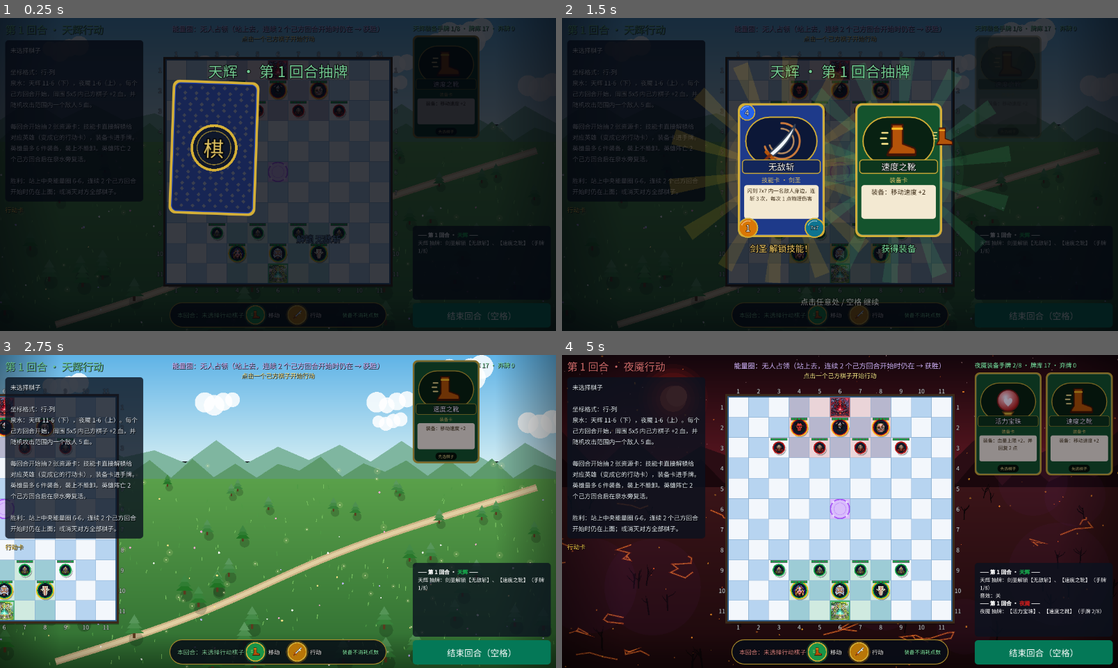
Above: before the commit, frames 1-4 (two rows, left to right).
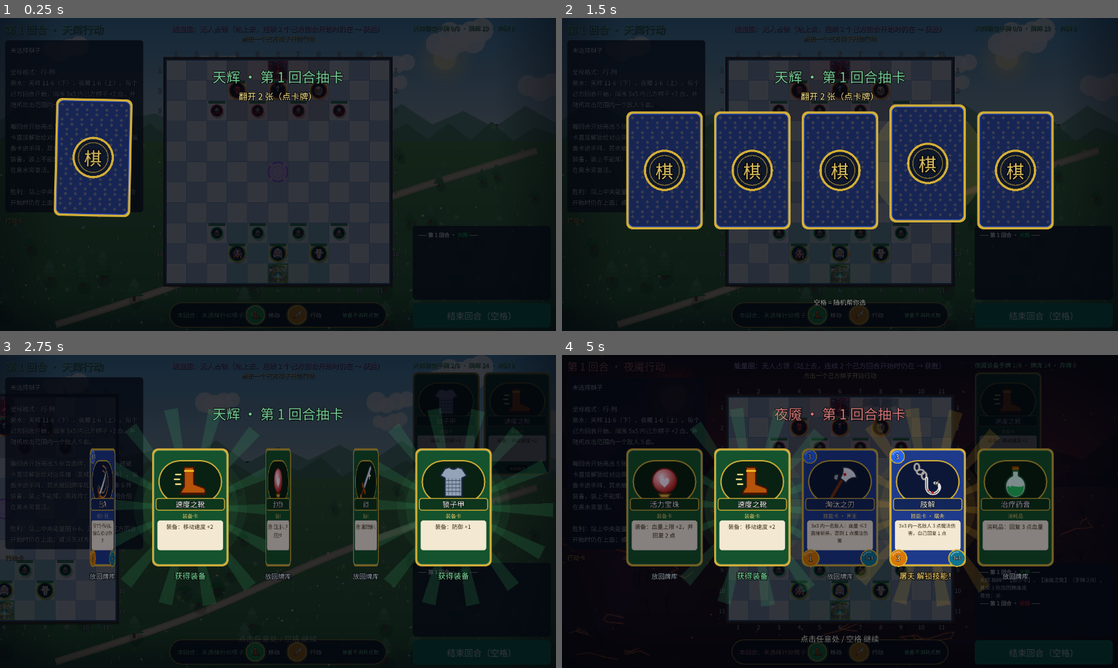
Above: after the commit, the same moments.

Repository: hRa1n/godot-dota2-chess
Game: Godot game, scene res://scenes/main.tscn
Same seed, same stepped clock (60 frames per second), same inputs: the game is played once before the commit and once after it.
Inputs (mouse positions are in pixels of both pictures, inside the frame that each line leads up to):
- Up to frame 1 (0.25 s): no input
- Up to frame 2 (1.5 s): tap Enter at 0.5 s; drag from (1006, 86) to (895, 105) at 0.52 s; drag from (1006, 86) to (812, 237) at 1.27 s
- Up to frame 3 (2.75 s): move the mouse to (444, 423) at 2.02 s; hold Right from 2.03 s (still down); tap Enter at 2.1 s; click (444, 423) at 2.17 s; tap Space at 2.3 s
- Up to frame 4 (5 s): release Right at 2.75 s; drag from (812, 574) to (673, 464) at 2.77 s; move the mouse to (1006, 558) at 3.52 s; hold Left 3.53-4.25 s; tap M at 3.6 s; click (1006, 558) at 3.67 s; tap Space at 3.77, 3.8, 4.07 s; tap Escape at 4.15 s; drag from (1006, 423) to (756, 433) at 4.27 s

The runs differ from the first frame. In frame 1, 15% of the frame differs, in the area x 1-98%, y 2-76%; in frame 2, 36%; in frame 3, 93%, in the area x 0-100%, y 0-100%; in frame 4, 67%.

Commit message:
抽卡改为 5 选 2 翻牌；点空白处可关闭抽卡展示
- 每回合开始亮出牌库顶 5 张背面牌，玩家点 2 张翻开，其余 3 张放回牌库底
- 悬停的背面牌会上浮；空格 = 随机帮你选完
- 修复：展示阶段点击空白处无法继续（抽卡层改为铺满全屏）
- 测试覆盖：亮出 5 张、选 2 张、未选的放回牌库底

Co-Authored-By: Claude Opus 5.5 <noreply@anthropic.com>
Claude-Session: https://claude.ai/code/session_01C7VBmFL8ghvjPypJgNp5Uf

Diff:
--- a/scripts/draw_overlay.gd
+++ b/scripts/draw_overlay.gd
@@ -1,34 +1,41 @@
 class_name DrawOverlay
 extends Control
-## 抽卡演出（每个己方回合开始时播放）：
-##   1. 屏幕变暗，卡牌背面朝上从屏幕下方飞到中间排开
-##   2. 逐张翻面，背后放射光芒：技能卡 = 金蓝光（解锁技能），装备卡 = 绿光，弃掉的牌 = 灰
-##   3. 全部翻开后提示「点击 / 空格继续」；动画途中点击 = 直接翻开全部
-##   4. 继续后：技能卡飞向左侧（英雄行动卡），装备卡飞向右侧手牌，然后关闭
-## 只负责表现；抽牌结果在播放前已经结算好。
-
-signal finished
+## 抽卡演出（每个己方回合开始时播放），翻牌式抽卡：
+##   1. 屏幕变暗，5 张卡背面朝上从下方飞到中间排开
+##   2. 玩家点其中 picks 张（默认 2 张）：点一张翻一张，技能卡金光（解锁）/ 装备卡绿光 / 弃掉灰光
+##   3. 选够后，没选的牌也翻开给你看（变暗，标「放回牌库」）
+##   4. 点击任意处 / 空格：选中的牌飞向左右栏，没选的落回牌库，关闭
+## 空格：发牌中 = 跳过动画；选牌中 = 随机替你选完；展示中 = 继续
+## 结算由 resolver 回调交给 game.gd：resolver.call(第几张) -> {kind, caption}
+
+signal finished(picked: Array)
 
 const FONT := preload("res://assets/fonts/NotoSansSC-Subset.otf")
-const CARD := Vector2(200, 308)
+const CARD := Vector2(176, 271)
+const GAP := 26.0
 const GLOW := {
 	"skill": Color("#fbbf24"),
 	"equip": Color("#4ade80"),
 	"burn": Color("#9ca3af"),
+	"unpicked": Color("#64748b"),
 }
 
-var _entries: Array = []        # [{view, kind, target, caption, revealed}]
-var _state := "idle"            # idle / dealing / revealed / leaving
+var sfx: Sfx = null             # 由 game.gd 传进来
+var _entries: Array = []        # [{view, target, kind, caption, revealed, picked}]
+var _state := "idle"            # idle / dealing / picking / revealed / leaving
+var _picks_left := 0
+var _picked: Array = []
+var _resolver: Callable
 var _tween: Tween
 var _angle := 0.0
 var _title := ""
 var _title_color := Color.WHITE
 var _hint_alpha := 0.0
-var sfx: Sfx = null      # 由 game.gd 传进来
+var _hover := -1
 
 
 func _ready() -> void:
-	set_anchors_preset(Control.PRESET_FULL_RECT)
+	set_anchors_and_offsets_preset(Control.PRESET_FULL_RECT)
 	mouse_filter = Control.MOUSE_FILTER_STOP
 	visible = false
 
@@ -37,27 +44,32 @@
 	return visible
 
 
-## results: [{info: CardView 的 info, kind: skill/equip/burn, caption: 卡下面的说明}]
-func play(results: Array, title: String, color: Color) -> void:
+## offers: 每张牌的 CardView info；picks: 要选几张；resolver: 选中第 i 张时调用，返回 {kind, caption}
+func play(offers: Array, picks: int, resolver: Callable, title: String, color: Color) -> void:
 	_clear()
-	if results.is_empty():
+	if offers.is_empty():
+		finished.emit([])
 		return
 	_title = title
 	_title_color = color
 	_hint_alpha = 0.0
+	_resolver = resolver
+	_picks_left = mini(picks, offers.size())
+	_picked = []
+	set_anchors_and_offsets_preset(Control.PRESET_FULL_RECT)
 	visible = true
 	modulate.a = 0.0
 	create_tween().tween_property(self, "modulate:a", 1.0, 0.2)
 
-	var n := results.size()
-	var spacing := CARD.x + 70
+	var n := offers.size()
 	var vs := _area()
-	var center := vs * 0.5
-	var deck := Vector2(center.x - CARD.x * 0.5, vs.y + 40)
+	var total := n * CARD.x + (n - 1) * GAP
+	var x0 := vs.x * 0.5 - total * 0.5
+	var y := vs.y * 0.5 - CARD.y * 0.5 - 10
+	var deck := Vector2(vs.x * 0.5 - CARD.x * 0.5, vs.y + 40)
 	for i in n:
-		var r: Dictionary = results[i]
 		var v := CardView.new()
-		var info: Dictionary = r["info"].duplicate()
+		var info: Dictionary = offers[i].duplicate()
 		info["status"] = "可用"
 		info["enabled"] = true
 		info["selecting"] = false
@@ -68,91 +80,169 @@
 		v.position = deck
 		v.rotation = randf_range(-0.3, 0.3)
 		add_child(v)
-		var target := Vector2(center.x - spacing * (n - 1) * 0.5 + spacing * i - CARD.x * 0.5, center.y - CARD.y * 0.5 - 10)
-		_entries.append({"view": v, "kind": r["kind"], "target": target, "caption": r["caption"], "revealed": false})
+		_entries.append({"view": v, "target": Vector2(x0 + i * (CARD.x + GAP), y),
+			"kind": "", "caption": "", "revealed": false, "picked": false})
 
 	_state = "dealing"
 	_tween = create_tween()
-	# 发牌：依次飞到中间
 	for e in _entries:
 		_tween.tween_callback(_snd.bind("card"))
-		_tween.tween_property(e["view"], "position", e["target"], 0.38).set_trans(Tween.TRANS_BACK).set_ease(Tween.EASE_OUT)
-		_tween.parallel().tween_property(e["view"], "rotation", 0.0, 0.38)
-		_tween.tween_interval(0.08)
-	_tween.tween_interval(0.25)
-	# 翻牌：逐张
-	for i in _entries.size():
-		var v: CardView = _entries[i]["view"]
-		_tween.tween_property(v, "scale:x", 0.0, 0.13).set_ease(Tween.EASE_IN)
-		_tween.tween_callback(_reveal.bind(i))
-		_tween.tween_property(v, "scale", Vector2(1.12, 1.12), 0.16).set_trans(Tween.TRANS_BACK).set_ease(Tween.EASE_OUT)
-		_tween.tween_property(v, "scale", Vector2.ONE, 0.12)
-		_tween.tween_interval(0.22)
-	_tween.tween_callback(_on_all_revealed)
-
-
-## 点击 / 空格：动画中 = 直接全部翻开；全部翻开后 = 收牌关闭
+		_tween.tween_property(e["view"], "position", e["target"], 0.32).set_trans(Tween.TRANS_BACK).set_ease(Tween.EASE_OUT)
+		_tween.parallel().tween_property(e["view"], "rotation", 0.0, 0.32)
+		_tween.tween_interval(0.05)
+	_tween.tween_callback(_start_picking)
+
+
+# ---------------- 交互 ----------------
+
+## 空格 / 回车
 func advance() -> void:
 	match _state:
 		"dealing":
-			if _tween:
-				_tween.kill()
-			for i in _entries.size():
-				var v: CardView = _entries[i]["view"]
-				v.position = _entries[i]["target"]
-				v.rotation = 0.0
-				v.scale = Vector2.ONE
-				_reveal(i)
-			_on_all_revealed()
+			_finish_dealing()
+		"picking":
+			_auto_pick()
 		"revealed":
 			_leave()
 
 
-func _reveal(i: int) -> void:
+func _gui_input(event: InputEvent) -> void:
+	if event is InputEventMouseMotion and _state == "picking":
+		var h := _card_at(event.position)
+		if h != _hover:
+			_hover = h
+			_update_hover()
+	elif event is InputEventMouseButton and event.pressed and event.button_index == MOUSE_BUTTON_LEFT:
+		accept_event()
+		match _state:
+			"dealing":
+				_finish_dealing()
+			"picking":
+				var i := _card_at(event.position)
+				if i >= 0 and not _entries[i]["revealed"]:
+					_pick(i)
+			"revealed":
+				_leave()      # 展示阶段：点哪里都继续
+
+
+func _card_at(pos: Vector2) -> int:
+	for i in _entries.size():
+		var v: CardView = _entries[i]["view"]
+		if Rect2(v.position, CARD).has_point(pos):
+			return i
+	return -1
+
+
+func _update_hover() -> void:
+	for i in _entries.size():
+		var e: Dictionary = _entries[i]
+		var v: CardView = e["view"]
+		var up: bool = i == _hover and not e["revealed"]
+		v.position.y = e["target"].y - (16.0 if up else 0.0)
+	queue_redraw()
+
+
+func _finish_dealing() -> void:
+	if _tween:
+		_tween.kill()
+	for e in _entries:
+		e["view"].position = e["target"]
+		e["view"].rotation = 0.0
+	_start_picking()
+
+
+func _start_picking() -> void:
+	_state = "picking"
+	if _picks_left >= _entries.size():     # 牌不够挑：全部直接翻开
+		_auto_pick()
+
+
+func _auto_pick() -> void:
+	var rest := []
+	for i in _entries.size():
+		if not _entries[i]["revealed"]:
+			rest.append(i)
+	rest.shuffle()
+	while _picks_left > 0 and not rest.is_empty():
+		_pick(rest.pop_back())
+
+
+func _pick(i: int) -> void:
+	if _picks_left <= 0:
+		return
 	var e: Dictionary = _entries[i]
-	if e["revealed"]:
-		return
-	e["revealed"] = true
-	_snd("flip")
+	var res: Dictionary = _resolver.call(i)
+	e["kind"] = res.get("kind", "equip")
+	e["caption"] = res.get("caption", "")
+	e["picked"] = true
+	_picked.append(i)
+	_picks_left -= 1
+	_flip(i, false)
 	_snd({"skill": "unlock", "equip": "equip"}.get(e["kind"], ""))
-	var v: CardView = e["view"]
-	v.face_down = false
-	v.scale.x = maxf(v.scale.x, 0.01)
-	v.queue_redraw()
-
-
-func _snd(name: String) -> void:
-	if sfx:
-		sfx.play(name)
-
-
-func _on_all_revealed() -> void:
+	if _picks_left == 0:
+		_state = "revealing"
+		var tw := create_tween()
+		tw.tween_interval(0.45)
+		tw.tween_callback(_reveal_unpicked)
+
+
+## 没选的牌也翻开（变暗）
+func _reveal_unpicked() -> void:
+	for i in _entries.size():
+		var e: Dictionary = _entries[i]
+		if not e["revealed"]:
+			e["kind"] = "unpicked"
+			e["caption"] = "放回牌库"
+			_flip(i, true)
+	_hover = -1
+	_update_hover()
 	_state = "revealed"
 	create_tween().tween_property(self, "_hint_alpha", 1.0, 0.3)
 
 
+func _flip(i: int, dim: bool) -> void:
+	var e: Dictionary = _entries[i]
+	var v: CardView = e["view"]
+	v.position.y = e["target"].y
+	var tw := create_tween()
+	tw.tween_property(v, "scale:x", 0.0, 0.12).set_ease(Tween.EASE_IN)
+	tw.tween_callback(func():
+		v.face_down = false
+		e["revealed"] = true
+		if dim:
+			v.modulate = Color(0.55, 0.55, 0.6, 1.0)
+		v.queue_redraw()
+		_snd("flip"))
+	if dim:
+		tw.tween_property(v, "scale:x", 1.0, 0.14)
+	else:
+		tw.tween_property(v, "scale", Vector2(1.12, 1.12), 0.16).set_trans(Tween.TRANS_BACK).set_ease(Tween.EASE_OUT)
+		tw.tween_property(v, "scale", Vector2.ONE, 0.12)
+
+
 func _leave() -> void:
 	_state = "leaving"
+	var vs := _area()
 	var tw := create_tween().set_parallel()
 	for e in _entries:
 		var v: CardView = e["view"]
 		var dest: Vector2
-		var vs := _area()
 		match e["kind"]:
 			"skill":
-				dest = Vector2(60, vs.y * 0.55)                    # 左侧：英雄行动卡
+				dest = Vector2(60, vs.y * 0.55)                 # 左侧：英雄行动卡
 			"equip":
-				dest = Vector2(vs.x - CARD.x * 0.6, 60)            # 右侧：装备手牌
+				dest = Vector2(vs.x - CARD.x * 0.6, 60)         # 右侧：装备手牌
 			_:
-				dest = Vector2(v.position.x, vs.y + 60)            # 弃掉：往下掉
+				dest = Vector2(vs.x * 0.5 - CARD.x * 0.5, vs.y + 60)   # 弃掉 / 放回牌库：往下落
 		tw.tween_property(v, "position", dest, 0.4).set_trans(Tween.TRANS_QUAD).set_ease(Tween.EASE_IN)
 		tw.tween_property(v, "scale", Vector2(0.3, 0.3), 0.4)
 		tw.tween_property(v, "modulate:a", 0.0, 0.4).set_delay(0.15)
 	tw.tween_property(self, "modulate:a", 0.0, 0.3).set_delay(0.25)
+	var picked := _picked.duplicate()
 	tw.chain().tween_callback(func():
 		_clear()
 		visible = false
-		finished.emit())
+		finished.emit(picked))
 
 
 func _clear() -> void:
@@ -162,13 +252,15 @@
 		e["view"].queue_free()
 	_entries.clear()
 	_state = "idle"
-
-
-func _gui_input(event: InputEvent) -> void:
-	if event is InputEventMouseButton and event.pressed and event.button_index == MOUSE_BUTTON_LEFT:
-		accept_event()
-		advance()
-
+	_hover = -1
+
+
+func _snd(name: String) -> void:
+	if sfx:
+		sfx.play(name)
+
+
+# ---------------- 绘制 ----------------
 
 func _process(delta: float) -> void:
 	if visible:
@@ -183,34 +275,36 @@
 
 func _draw() -> void:
 	var vs := _area()
-	# 背景压暗
-	draw_rect(Rect2(Vector2.ZERO, vs), Color(0.01, 0.02, 0.05, 0.78))
-
-	# 标题
-	_center_text(_title, Vector2(vs.x * 0.5, vs.y * 0.5 - CARD.y * 0.5 - 70), 34, _title_color.lightened(0.4))
-
-	# 翻开的卡背后：旋转光芒 + 光晕
-	for e in _entries:
-		if not e["revealed"]:
-			continue
+	draw_rect(Rect2(Vector2.ZERO, vs), Color(0.01, 0.02, 0.05, 0.8))
+	_center_text(_title, Vector2(vs.x * 0.5, vs.y * 0.5 - CARD.y * 0.5 - 76), 32, _title_color.lightened(0.4))
+	if _state in ["dealing", "picking"]:
+		_center_text("翻开 %d 张（点卡牌）" % _picks_left, Vector2(vs.x * 0.5, vs.y * 0.5 - CARD.y * 0.5 - 36), 20, Color("#fde68a"))
+
+	for i in _entries.size():
+		var e: Dictionary = _entries[i]
 		var v: CardView = e["view"]
 		var c: Vector2 = v.position + CARD * 0.5
+		if not e["revealed"]:
+			if i == _hover:      # 悬停的背面卡：金色描边光
+				draw_circle(c, CARD.x * 0.75, Color(1.0, 0.85, 0.3, 0.12))
+			continue
 		var col: Color = GLOW.get(e["kind"], Color.WHITE)
-		var rays := 14
-		for k in rays:
-			var a := _angle + TAU * k / rays
-			var p1 := c + Vector2.from_angle(a - 0.07) * 260
-			var p2 := c + Vector2.from_angle(a + 0.07) * 260
-			draw_colored_polygon(PackedVector2Array([c, p1, p2]), Color(col.r, col.g, col.b, 0.13))
-		for k in 5:
-			draw_circle(c, 150 - k * 22, Color(col.r, col.g, col.b, 0.05 + k * 0.025))
-		# 卡下方的说明
-		_center_text(e["caption"], c + Vector2(0, CARD.y * 0.5 + 34), 20, col.lightened(0.3))
-
-	# 继续提示
+		if e["picked"]:
+			var rays := 14
+			for k in rays:
+				var a := _angle + TAU * k / rays
+				draw_colored_polygon(PackedVector2Array([c,
+					c + Vector2.from_angle(a - 0.07) * 230, c + Vector2.from_angle(a + 0.07) * 230]),
+					Color(col.r, col.g, col.b, 0.13))
+			for k in 5:
+				draw_circle(c, 130 - k * 20, Color(col.r, col.g, col.b, 0.05 + k * 0.025))
+		_center_text(e["caption"], c + Vector2(0, CARD.y * 0.5 + 30), 18 if e["picked"] else 15, col.lightened(0.3))
+
 	if _hint_alpha > 0.0:
 		var a := _hint_alpha * (0.6 + 0.4 * sin(_angle * 8.0))
 		_center_text("点击任意处 / 空格 继续", Vector2(vs.x * 0.5, vs.y - 60), 18, Color(1, 1, 1, a))
+	elif _state == "picking":
+		_center_text("空格 = 随机帮你选", Vector2(vs.x * 0.5, vs.y - 60), 15, Color(1, 1, 1, 0.6))
 
 
 func _center_text(t: String, c: Vector2, fs: int, col: Color) -> void:
--- a/scripts/game.gd
+++ b/scripts/game.gd
@@ -2,7 +2,7 @@
 ## 游戏主控：回合流程、牌库/手牌、棋子行动、卡牌结算、泉水、能量圈、胜负。
 ##
 ## 回合规则：
-##   - 每方回合开始：泉水结算 → 能量圈结算 → 从本方牌库抽 2 张资源卡
+##   - 每方回合开始：泉水结算 → 能量圈结算 → 抽卡：亮出牌库顶 5 张背面牌，玩家翻开 2 张，其余放回牌库底
 ##       抽到技能卡：对应英雄永久解锁这个技能（加入它的行动卡，不进手牌）
 ##       抽到装备卡：进手牌（上限 8）
 ##   - 每回合只能操作【一个】己方棋子：移动一次（可选）+ 一个行动（可选），顺序不限
@@ -34,6 +34,7 @@
 const CAPTURE_TURNS := 2
 ## 抽牌
 const DRAW_PER_TURN := 2
+const OFFER_SIZE := 5           # 抽卡时亮出几张背面牌让玩家挑
 const HAND_LIMIT := 8
 const MAX_EQUIP := 6
 const RESPAWN_TURNS := 2
@@ -121,6 +122,7 @@
 	hud.end_turn_pressed.connect(end_turn)
 	hud.restart_pressed.connect(func(): get_tree().reload_current_scene())
 	hud.draw_overlay.sfx = sfx
+	hud.draw_overlay.finished.connect(_on_pick_finished)
 	_spawn_all()
 	_build_decks()
 	if _url_hash() == "#fxdemo":     # 特效预览：网址末尾加 #fxdemo
@@ -222,42 +224,99 @@
 	return {}
 
 
-## 抽牌并结算；返回给抽卡演出用的结果 [{info, kind, caption}]
+## 从牌库顶拿一张（牌库空了先把弃牌洗回去）；没牌返回 ""
+func _pop_deck(team: int) -> String:
+	if decks[team].is_empty():
+		if discards[team].is_empty():
+			return ""
+		decks[team] = discards[team]
+		discards[team] = []
+		decks[team].shuffle()
+		_log("%s 弃牌堆洗回牌库" % TEAM_NAME[team])
+	return decks[team].pop_back()
+
+
+## 结算一张抽到的牌：技能 → 解锁；装备 → 进手牌（满了弃掉）。返回 {info, kind, caption, log}
+func _apply_drawn(team: int, id: String) -> Dictionary:
+	var card: Dictionary = PieceDefs.CARDS[id]
+	var card_name: String = card["name"]
+	if card["kind"] == "skill":
+		var msg := _unlock_skill(team, id)
+		var unlocked := not msg.ends_with("弃掉）")
+		var hero_name: String = PieceDefs.PIECES[card["owner"]]["name"]
+		return {"info": _card_info(id, -1), "kind": "skill" if unlocked else "burn", "log": msg,
+			"caption": ("%s 解锁技能！" % hero_name) if unlocked else "已解锁过 · 弃掉"}
+	if hands[team].size() >= HAND_LIMIT:
+		discards[team].append(id)
+		return {"info": _card_info(id, -1), "kind": "burn", "caption": "手牌已满 · 弃掉",
+			"log": "【%s】（手牌已满，弃掉）" % card_name}
+	give_card(team, id)
+	return {"info": _card_info(id, -1), "kind": "equip", "log": "【%s】" % card_name,
+		"caption": "消耗品" if card.get("consumable", false) else "获得装备"}
+
+
+## 直接抽 n 张（不让玩家挑；测试和没有演出时用）
 func _draw_cards(team: int, n: int) -> Array:
 	var results := []
 	var got := []
 	for i in n:
-		if decks[team].is_empty():
-			if discards[team].is_empty():
-				_log("%s 牌库和弃牌堆都空了，无牌可抽" % TEAM_NAME[team])
-				break
-			decks[team] = discards[team]
-			discards[team] = []
-			decks[team].shuffle()
-			_log("%s 弃牌堆洗回牌库" % TEAM_NAME[team])
-		var id: String = decks[team].pop_back()
-		var card: Dictionary = PieceDefs.CARDS[id]
-		var card_name: String = card["name"]
-		if card["kind"] == "skill":
-			var msg := _unlock_skill(team, id)
-			got.append(msg)
-			var unlocked := not msg.ends_with("弃掉）")
-			var hero_name: String = PieceDefs.PIECES[card["owner"]]["name"]
-			results.append({"info": _card_info(id, -1), "kind": "skill" if unlocked else "burn",
-				"caption": ("%s 解锁技能！" % hero_name) if unlocked else "已解锁过 · 弃掉"})
-			continue
-		if hands[team].size() >= HAND_LIMIT:
-			discards[team].append(id)
-			_log("手牌已满，【%s】被弃掉" % card_name)
-			results.append({"info": _card_info(id, -1), "kind": "burn", "caption": "手牌已满 · 弃掉"})
-		else:
-			give_card(team, id)
-			got.append("【%s】" % card_name)
-			results.append({"info": _card_info(id, -1), "kind": "equip",
-				"caption": "消耗品" if card.get("consumable", false) else "获得装备"})
+		var id := _pop_deck(team)
+		if id == "":
+			_log("%s 牌库和弃牌堆都空了，无牌可抽" % TEAM_NAME[team])
+			break
+		var r := _apply_drawn(team, id)
+		results.append(r)
+		got.append(r["log"])
 	if not got.is_empty():
 		_log("%s 抽牌：%s（手牌 %d/%d）" % [TEAM_NAME[team], "、".join(got), hands[team].size(), HAND_LIMIT])
 	return results
+
+
+# ---------- 翻牌式抽卡：亮出 OFFER_SIZE 张背面牌，玩家挑 DRAW_PER_TURN 张 ----------
+
+var _offer: Array = []          # 本回合亮出来的牌 id
+var _offer_team := 0
+var _offer_got: Array = []      # 已选牌的日志
+
+
+func _start_pick_draw(team: int) -> void:
+	_offer = []
+	for i in OFFER_SIZE:
+		var id := _pop_deck(team)
+		if id == "":
+			break
+		_offer.append(id)
+	if _offer.is_empty():
+		_log("%s 牌库和弃牌堆都空了，无牌可抽" % TEAM_NAME[team])
+		return
+	_offer_team = team
+	_offer_got = []
+	var infos := []
+	for id in _offer:
+		infos.append(_card_info(id, -1))
+	hud.play_pick(infos, DRAW_PER_TURN, _on_offer_picked,
+		"%s · 第 %d 回合抽卡" % [TEAM_NAME[team], round_no], TEAM_COLOR[team])
+
+
+## 玩家翻开了第 i 张：立即结算，把结果交给演出显示
+func _on_offer_picked(i: int) -> Dictionary:
+	var r := _apply_drawn(_offer_team, _offer[i])
+	_offer_got.append(r["log"])
+	_refresh_view()
+	return r
+
+
+## 演出结束：没选的牌放回牌库底
+func _on_pick_finished(picked: Array) -> void:
+	var back := 0
+	for i in _offer.size():
+		if not picked.has(i):
+			decks[_offer_team].push_front(_offer[i])
+			back += 1
+	_log("%s 抽牌：%s（手牌 %d/%d）%s" % [TEAM_NAME[_offer_team], "、".join(_offer_got),
+		hands[_offer_team].size(), HAND_LIMIT, "，其余 %d 张放回牌库底" % back if back > 0 else ""])
+	_offer = []
+	_refresh_view()
 
 
 # ================= 查询 =================
@@ -363,9 +422,12 @@
 		return
 	if _capture_tick(current_team):
 		return
-	var drawn := _draw_cards(current_team, DRAW_PER_TURN)
 	_select(null)
-	hud.play_draw(drawn, "%s · 第 %d 回合抽牌" % [TEAM_NAME[current_team], round_no], TEAM_COLOR[current_team])
+	if fx_enabled:
+		_start_pick_draw(current_team)      # 翻牌式抽卡（玩家从 5 张里挑 2 张）
+	else:
+		_draw_cards(current_team, DRAW_PER_TURN)
+		_refresh_view()
 
 	var can_act := false
 	for p in pieces:
@@ -1287,7 +1349,7 @@
 
 func _info_text(p: Piece) -> String:
 	if p == null or not p.alive:
-		return ("未选择棋子\n\n坐标格式：行-列\n泉水：天辉 %s（下），夜魇 %s（上）。每个己方回合开始，周围 5x5 内己方棋子 +%d 血，并随机攻击范围内一个敌人 %d 血。\n\n每回合开始抽 %d 张资源卡：技能卡直接解锁给对应英雄（变成它的行动卡），装备卡进手牌。英雄最多 6 件装备，装上不能卸。英雄阵亡 2 个己方回合后在泉水旁复活。\n\n胜利：站上中央能量圈 %s，连续 %d 个己方回合开始时仍在上面；或消灭对方全部棋子。") % [
+		return ("未选择棋子\n\n坐标格式：行-列\n泉水：天辉 %s（下），夜魇 %s（上）。每个己方回合开始，周围 5x5 内己方棋子 +%d 血，并随机攻击范围内一个敌人 %d 血。\n\n每回合开始亮出 5 张背面牌，翻开 %d 张：技能卡直接解锁给对应英雄（变成它的行动卡），装备卡进手牌，其余放回牌库底。英雄最多 6 件装备，装上不能卸。英雄阵亡 2 个己方回合后在泉水旁复活。\n\n胜利：站上中央能量圈 %s，连续 %d 个己方回合开始时仍在上面；或消灭对方全部棋子。") % [
 			fmt(FOUNTAIN_CELLS[0]), fmt(FOUNTAIN_CELLS[1]), FOUNTAIN_HEAL, FOUNTAIN_DAMAGE, DRAW_PER_TURN, fmt(ENERGY_CELL), CAPTURE_TURNS]
 	var role := "英雄" if p.is_hero else ("召唤物" if p.type_id == "illusion" else "士兵")
 	var state := "正常" if p.stun == 0 else "眩晕（剩 %d 回合）" % p.stun
--- a/scripts/hud.gd
+++ b/scripts/hud.gd
@@ -314,8 +314,8 @@
 	create_tween().tween_property(flash_rect, "color:a", 0.0, 0.45)
 
 
-func play_draw(results: Array, title: String, color: Color) -> void:
-	draw_overlay.play(results, title, color)
+func play_pick(offers: Array, picks: int, resolver: Callable, title: String, color: Color) -> void:
+	draw_overlay.play(offers, picks, resolver, title, color)
 
 
 func set_ap(move_left: bool, action_left: bool, who: String, color: Color) -> void:
--- a/tests/test_rules.gd
+++ b/tests/test_rules.gd
@@ -138,6 +138,26 @@
 	game.end_turn()
 	check(game.hands[1].size() == game.HAND_LIMIT and game.discards[1].size() == disc + 1, "手牌上限 8 张，多抽的被弃掉")
 
+	print("[翻牌式抽卡：5 选 2]")
+	await new_game()
+	var d0: int = game.decks[0].size()
+	var h0: int = game.hands[0].size()
+	game._start_pick_draw(0)
+	check(game._offer.size() == 5 and game.decks[0].size() == d0 - 5, "亮出牌库顶 5 张")
+	var offer: Array = game._offer.duplicate()
+	game._on_offer_picked(1)
+	game._on_offer_picked(4)
+	game._on_pick_finished([1, 4])
+	check(game.decks[0].size() == d0 - 2, "选 2 张，其余 3 张放回牌库")
+	check(game.decks[0].slice(0, 3) == [offer[3], offer[2], offer[0]], "没选的牌放在牌库底")
+	var gained: int = game.hands[0].size() - h0
+	for p in game.pieces:
+		if p.team == 0:
+			gained += p.cards.size() - 1
+	check(gained >= 1, "选中的牌已结算（进手牌或解锁技能）")
+	game.hud.draw_overlay._clear()
+	game.hud.draw_overlay.visible = false
+
 	print("[基础攻击 + 移动]")
 	await new_game()
 	var zeus := find("天辉·宙斯")
